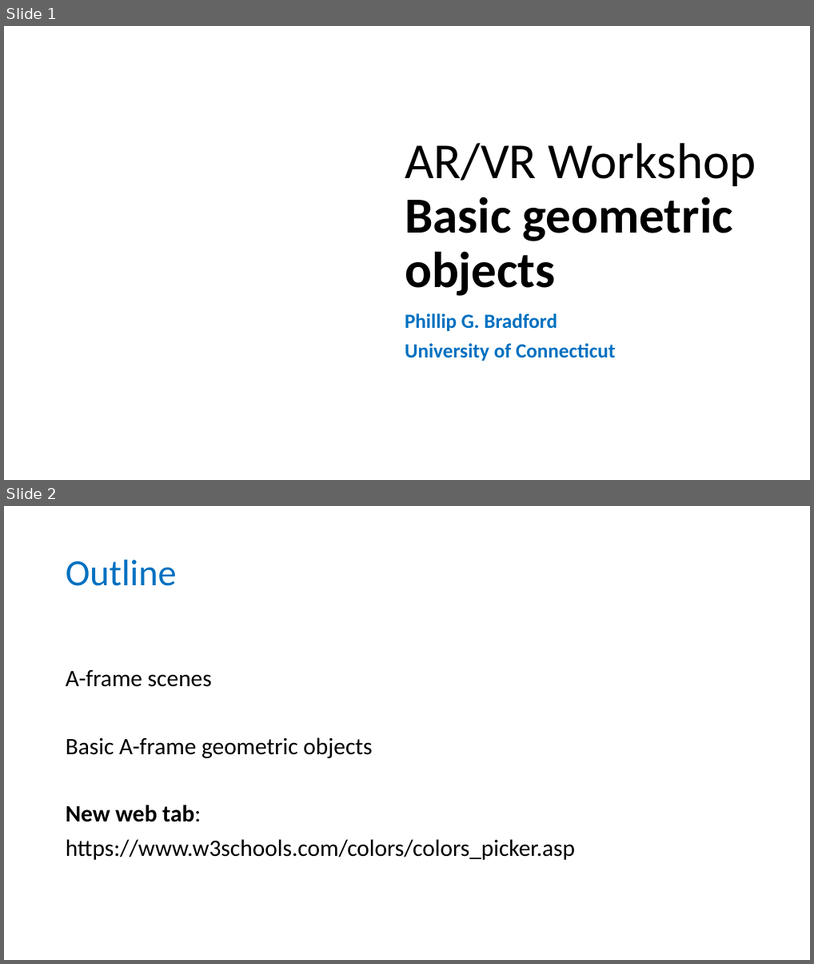
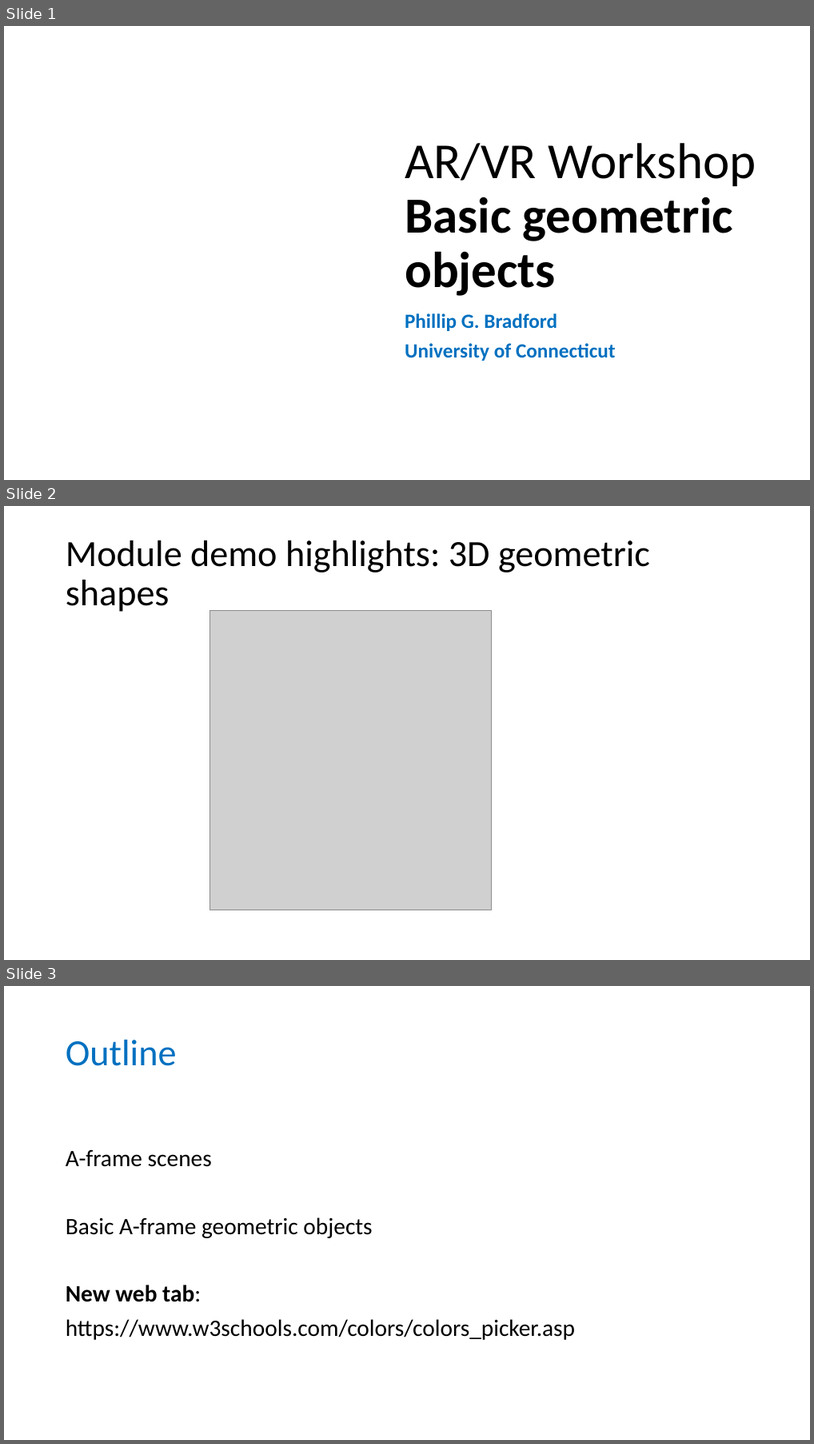
Before and after one commit to wonder-phil/AI-IoT-Workshop, a slide deck: p02/A-frame-geometric-objects.pptx. Shown one above the other, each under a label of ours: slides 1 and 2 before the commit, slides 1, 2 and 3 after it. The pictures are 814x964 and 814x1444 pixels, drawn with LibreOffice and Linux fonts; fonts in the diff are those of the drawing; grey boxes stand for pictures; background and template pictures are left out. Boxes give left, top, right and bottom in pixels: in the first picture for what was removed or moved away, otherwise in the second. Text is boxed around its words. In the diff, an @@ line names an element or a change of style, - is before the commit and + after.

```diff
--- a/p02/A-frame-geometric-objects.pptx
+++ b/p02/A-frame-geometric-objects.pptx
@@ slide 2 added at bbox=[4, 506, 810, 960], background #FFFFFF @@
@@ title added at bbox=[66, 540, 650, 612], 44 pt, text #000000 @@
+Module demo highlights: 3D geometric shapes
@@ picture added at bbox=[210, 610, 491, 909] @@
@@ what was slide 2 is now slide 3 @@
```
Also in this commit, not shown: 1 other slide added, 2 other files.
